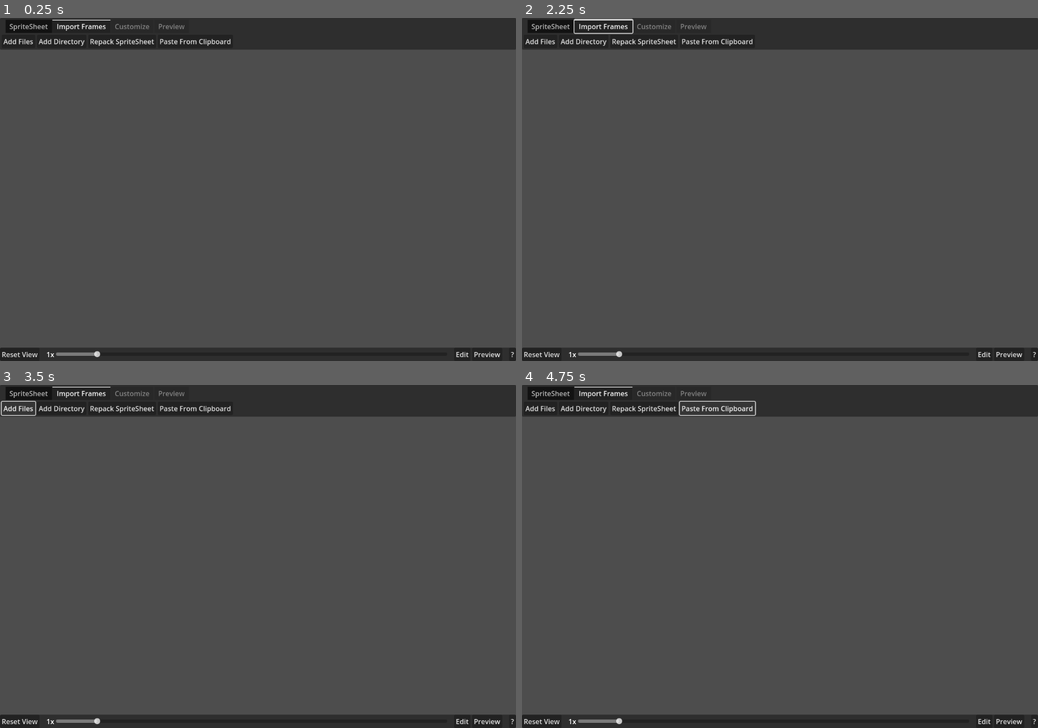
Above: before the commit, frames 1-4 (two rows, left to right).
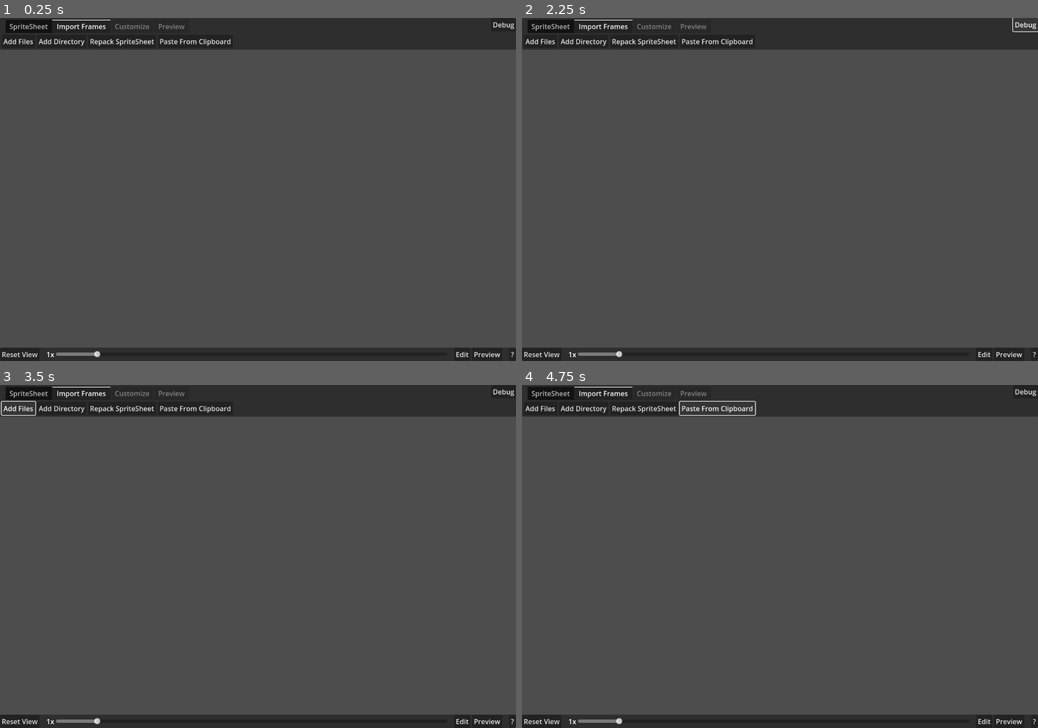
Above: after the commit, the same moments.

Repository: KoBeWi/Godot-Spritesheet-Generator
Game: Godot game, scene res://Rework/Main.tscn
Two runs of this game, one before a commit and one after it. Both use one fixed random seed, a clock stepped at 60 frames per second and the inputs below.
Inputs (mouse positions are in pixels of both pictures, inside the frame that each line leads up to):
- Up to frame 1 (0.25 s): no input
- Up to frame 2 (2.25 s): click "Repack SpriteSheet" at 0.5 s; click "Reset View" at 1.25 s; click (1027, 24) at 2 s, where only the run after the commit has a clickable "Debug"
- Up to frame 3 (3.5 s): click "Add Files" at 2.75 s
- Up to frame 4 (4.75 s): click "Add Directory" at 3.5 s; click "Paste From Clipboard" at 4.25 s

The runs differ from the first frame. In frame 1, less than 0.1% of the frame differs, in the area x 95-100%, y 1-4%; in frame 2, 0.2%, in the area x 10-100%, y 0-5%; in frame 3, less than 0.1%; in frame 4, less than 0.1%.
Error after the commit: Cannot call method 'get_size' on a null value. (res://Rework/Repack.gd:21)

Commit message:
Cropping works

Diff:
--- a/Rework/CropTool.gd
+++ b/Rework/CropTool.gd
@@ -12,7 +12,11 @@
 		max_x = maxi(max_x, x)
 		max_y = maxi(max_y, y)
 
+	func get_rect() -> Rect2i:
+		return Rect2i(min_x, min_y, max_x - min_x + 1, max_y - min_y + 1)
+
 @onready var threshold: SpinBox = %Threshold
+@onready var sprite_sheet_grid: GridContainer = %SpriteSheetGrid
 
 var crop_data: CropData
 
@@ -20,12 +24,21 @@
 	crop_images()
 
 func crop_images():
+	crop_data = CropData.new()
 	var cut := threshold.value
-	crop_data = CropData.new()
 
-	for frame: SpriteSheet.Frame in owner.spritesheet:
+	for frame: SpriteSheet.Frame in owner.spritesheet.frames:
 		var image := frame.source_image
 		for x in image.get_width():
 			for y in image.get_height():
 				if image.get_pixel(x, y).a >= cut:
 					crop_data.add_point(x, y)
+
+	var rect := crop_data.get_rect()
+
+	for frame: SpriteSheet.Frame in owner.spritesheet.frames:
+		var new_image := Image.create(rect.size.x, rect.size.y, false, frame.source_image.get_format())
+		new_image.blit_rect(frame.source_image, rect, Vector2())
+		frame.texture = ImageTexture.create_from_image(new_image)
+
+	sprite_sheet_grid.update_frame_list()
--- a/Rework/FrameContainer.gd
+++ b/Rework/FrameContainer.gd
@@ -3,8 +3,15 @@
 const SCENE = preload("uid://c6ce0mrlnw0ui")
 
 @onready var texture: TextureRect = %Texture
+@onready var margins: MarginContainer = $Margins
 
 var frame: SpriteSheet.Frame
 
 func _ready() -> void:
 	texture.texture = frame.texture
+
+func update_margins(horizontal: int, vertical: int):
+	margins.add_theme_constant_override(&"margin_left", horizontal + frame.offset.x)
+	margins.add_theme_constant_override(&"margin_right", horizontal)
+	margins.add_theme_constant_override(&"margin_top", vertical + frame.offset.y)
+	margins.add_theme_constant_override(&"margin_bottom", vertical)
--- a/Rework/FrameContainer.tscn
+++ b/Rework/FrameContainer.tscn
@@ -25,10 +25,10 @@
 offset_bottom = 100.0
 script = ExtResource("1_ed2o7")
 
-[node name="Control" type="MarginContainer" parent="."]
+[node name="Margins" type="MarginContainer" parent="."]
 layout_mode = 2
 
-[node name="Texture" type="TextureRect" parent="Control"]
+[node name="Texture" type="TextureRect" parent="Margins"]
 unique_name_in_owner = true
 layout_mode = 2
 size_flags_horizontal = 4
--- a/Rework/Main.gd
+++ b/Rework/Main.gd
@@ -98,3 +98,15 @@
 
 	queue_update_frames()
 	return frame
+
+func save_spritesheet() -> void:
+	var frame_size: Vector2i = sprite_sheet_grid.get_child(0).size # Zapisywać to w spritesheecie i synchronizować we wszystkich klatkach
+	# W sumie można zamienić GridContainer na jakiś własny i wymuszać ten sam rozmiar
+	var saving_image := Image.create(frame_size.x * sprite_sheet_grid.columns, frame_size.y * (ceil(sprite_sheet_grid.get_child_count() / float(sprite_sheet_grid.columns))), false, Image.FORMAT_RGBA8)
+
+	var idx: int
+	for frame in spritesheet.frames:
+		saving_image.blit_rect(frame.image, Rect2i(Vector2i(), frame_size), Vector2i(idx % sprite_sheet_grid.columns, idx / sprite_sheet_grid.columns) * frame_size)
+		idx += 1
+
+	saving_image.save_png("Test.png")
--- a/Rework/Main.tscn
+++ b/Rework/Main.tscn
@@ -1,6 +1,7 @@
-[gd_scene load_steps=10 format=3 uid="uid://cmt0o8ktplo4k"]
+[gd_scene load_steps=12 format=3 uid="uid://cmt0o8ktplo4k"]
 
 [ext_resource type="Script" uid="uid://608ekexaotwp" path="res://Rework/Main.gd" id="1_2hksu"]
+[ext_resource type="Script" uid="uid://c7avrf3pus5r" path="res://Rework/CropTool.gd" id="2_k8p4s"]
 [ext_resource type="Script" uid="uid://dr100b5wjmjp2" path="res://Rework/SpriteSheetGrid.gd" id="2_npgqu"]
 [ext_resource type="Script" uid="uid://cwhcm72el5371" path="res://Rework/NavigationArea.gd" id="3_fslw6"]
 [ext_resource type="Script" uid="uid://rvv4l0rd7dgc" path="res://Rework/Repack.gd" id="3_jmhy2"]
@@ -39,6 +40,16 @@
 border_width_top = 1
 border_width_right = 1
 border_width_bottom = 1
+
+[sub_resource type="GDScript" id="GDScript_k8p4s"]
+resource_name = "Debug"
+script/source = "extends Button
+
+func _pressed() -> void:
+	$\"../Repack\".repack_file(\"X:/Godot/Assets/SpriteShitter/Test.png\")
+	%RepackColumns.value = 3
+	$\"../Repack\"._confirm()
+"
 
 [node name="Main" type="MarginContainer"]
 anchors_preset = 15
@@ -114,46 +125,87 @@
 layout_mode = 2
 text = "Paste From Clipboard"
 
-[node name="Customize" type="HBoxContainer" parent="VBoxContainer/PanelContainer/MarginContainer/Tabs"]
+[node name="Customize" type="VBoxContainer" parent="VBoxContainer/PanelContainer/MarginContainer/Tabs"]
 layout_mode = 2
 metadata/_tab_index = 2
 
-[node name="Button5" type="Button" parent="VBoxContainer/PanelContainer/MarginContainer/Tabs/Customize"]
-layout_mode = 2
-text = "Group Crop"
-
-[node name="TODO" type="Node" parent="VBoxContainer/PanelContainer/MarginContainer/Tabs/Customize/Button5"]
+[node name="HBoxContainer" type="HBoxContainer" parent="VBoxContainer/PanelContainer/MarginContainer/Tabs/Customize"]
+layout_mode = 2
+
+[node name="Button" type="Button" parent="VBoxContainer/PanelContainer/MarginContainer/Tabs/Customize/HBoxContainer"]
+layout_mode = 2
+text = "Select All"
+
+[node name="Label" type="Label" parent="VBoxContainer/PanelContainer/MarginContainer/Tabs/Customize/HBoxContainer"]
+layout_mode = 2
+size_flags_horizontal = 10
+text = "Columns"
+
+[node name="ColumnCount" type="SpinBox" parent="VBoxContainer/PanelContainer/MarginContainer/Tabs/Customize/HBoxContainer"]
+unique_name_in_owner = true
+layout_mode = 2
+min_value = 1.0
+value = 1.0
+editable = false
+
+[node name="AutoColumns" type="CheckBox" parent="VBoxContainer/PanelContainer/MarginContainer/Tabs/Customize/HBoxContainer"]
+unique_name_in_owner = true
+layout_mode = 2
+button_pressed = true
+text = "Auto"
+
+[node name="Crop" type="HBoxContainer" parent="VBoxContainer/PanelContainer/MarginContainer/Tabs/Customize"]
+layout_mode = 2
+
+[node name="Button5" type="Button" parent="VBoxContainer/PanelContainer/MarginContainer/Tabs/Customize/Crop"]
+layout_mode = 2
+text = "Crop"
+script = ExtResource("2_k8p4s")
+
+[node name="TODO" type="Node" parent="VBoxContainer/PanelContainer/MarginContainer/Tabs/Customize/Crop/Button5"]
 editor_description = "Warning jak różny rozmiar i opcja auto wyboru"
 
-[node name="Label2" type="Label" parent="VBoxContainer/PanelContainer/MarginContainer/Tabs/Customize"]
+[node name="Button6" type="Button" parent="VBoxContainer/PanelContainer/MarginContainer/Tabs/Customize/Crop"]
+layout_mode = 2
+text = "Smart Crop"
+
+[node name="TODO" type="Node" parent="VBoxContainer/PanelContainer/MarginContainer/Tabs/Customize/Crop/Button6"]
+editor_description = "Dostępne jak jest zaznaczone kilka klatek"
+
+[node name="Label2" type="Label" parent="VBoxContainer/PanelContainer/MarginContainer/Tabs/Customize/Crop"]
 layout_mode = 2
 text = "Alpha Threshold"
 
-[node name="SpinBox" type="SpinBox" parent="VBoxContainer/PanelContainer/MarginContainer/Tabs/Customize"]
+[node name="Threshold" type="SpinBox" parent="VBoxContainer/PanelContainer/MarginContainer/Tabs/Customize/Crop"]
+unique_name_in_owner = true
 layout_mode = 2
 max_value = 1.0
 step = 0.01
 value = 0.9
 
-[node name="VSeparator" type="VSeparator" parent="VBoxContainer/PanelContainer/MarginContainer/Tabs/Customize"]
-layout_mode = 2
-
-[node name="Label" type="Label" parent="VBoxContainer/PanelContainer/MarginContainer/Tabs/Customize"]
-layout_mode = 2
-text = "Columns"
-
-[node name="ColumnCount" type="SpinBox" parent="VBoxContainer/PanelContainer/MarginContainer/Tabs/Customize"]
-unique_name_in_owner = true
-layout_mode = 2
-min_value = 1.0
-value = 1.0
-editable = false
-
-[node name="AutoColumns" type="CheckBox" parent="VBoxContainer/PanelContainer/MarginContainer/Tabs/Customize"]
-unique_name_in_owner = true
-layout_mode = 2
-button_pressed = true
-text = "Auto"
+[node name="Margins" type="HBoxContainer" parent="VBoxContainer/PanelContainer/MarginContainer/Tabs/Customize"]
+visible = false
+layout_mode = 2
+
+[node name="Label3" type="Label" parent="VBoxContainer/PanelContainer/MarginContainer/Tabs/Customize/Margins"]
+layout_mode = 2
+text = "Horizontal Margin"
+
+[node name="HorizontalMargin" type="SpinBox" parent="VBoxContainer/PanelContainer/MarginContainer/Tabs/Customize/Margins"]
+unique_name_in_owner = true
+layout_mode = 2
+max_value = 128.0
+value = 1.0
+
+[node name="Label4" type="Label" parent="VBoxContainer/PanelContainer/MarginContainer/Tabs/Customize/Margins"]
+layout_mode = 2
+text = "Vertical Margin"
+
+[node name="VerticalMargin" type="SpinBox" parent="VBoxContainer/PanelContainer/MarginContainer/Tabs/Customize/Margins"]
+unique_name_in_owner = true
+layout_mode = 2
+max_value = 128.0
+value = 1.0
 
 [node name="Preview" type="HBoxContainer" parent="VBoxContainer/PanelContainer/MarginContainer/Tabs"]
 visible = false
@@ -194,6 +246,8 @@
 offset_bottom = 20.0
 grow_horizontal = 2
 grow_vertical = 2
+theme_override_constants/h_separation = 0
+theme_override_constants/v_separation = 0
 script = ExtResource("2_npgqu")
 
 [node name="Preview" type="PanelContainer" parent="VBoxContainer/VSplitContainer/HBoxContainer"]
@@ -403,13 +457,23 @@
 text = "MMB: Move around
 Wheel: Zoom"
 
+[node name="Debug" type="Button" parent="."]
+layout_mode = 2
+size_flags_horizontal = 8
+size_flags_vertical = 0
+text = "Debug"
+script = SubResource("GDScript_k8p4s")
+
 [connection signal="pressed" from="VBoxContainer/PanelContainer/MarginContainer/Tabs/SpriteSheet/Button5" to="VBoxContainer" method="_new_spritesheet"]
+[connection signal="pressed" from="VBoxContainer/PanelContainer/MarginContainer/Tabs/SpriteSheet/Button6" to="." method="save_spritesheet"]
 [connection signal="pressed" from="VBoxContainer/PanelContainer/MarginContainer/Tabs/Import Frames/Button2" to="." method="_add_files"]
 [connection signal="pressed" from="VBoxContainer/PanelContainer/MarginContainer/Tabs/Import Frames/Button3" to="." method="_add_directory"]
 [connection signal="pressed" from="VBoxContainer/PanelContainer/MarginContainer/Tabs/Import Frames/Button" to="." method="_repack_spritesheet"]
 [connection signal="pressed" from="VBoxContainer/PanelContainer/MarginContainer/Tabs/Import Frames/Button4" to="." method="_paste_image_from_clipboard"]
-[connection signal="value_changed" from="VBoxContainer/PanelContainer/MarginContainer/Tabs/Customize/ColumnCount" to="VBoxContainer/VSplitContainer/HBoxContainer/SpriteSheetView/SpriteSheetGrid" method="update_columns" unbinds=1]
-[connection signal="toggled" from="VBoxContainer/PanelContainer/MarginContainer/Tabs/Customize/AutoColumns" to="VBoxContainer/VSplitContainer/HBoxContainer/SpriteSheetView/SpriteSheetGrid" method="on_auto_toggled"]
+[connection signal="value_changed" from="VBoxContainer/PanelContainer/MarginContainer/Tabs/Customize/HBoxContainer/ColumnCount" to="VBoxContainer/VSplitContainer/HBoxContainer/SpriteSheetView/SpriteSheetGrid" method="update_columns" unbinds=1]
+[connection signal="toggled" from="VBoxContainer/PanelContainer/MarginContainer/Tabs/Customize/HBoxContainer/AutoColumns" to="VBoxContainer/VSplitContainer/HBoxContainer/SpriteSheetView/SpriteSheetGrid" method="on_auto_toggled"]
+[connection signal="value_changed" from="VBoxContainer/PanelContainer/MarginContainer/Tabs/Customize/Margins/HorizontalMargin" to="VBoxContainer/VSplitContainer/HBoxContainer/SpriteSheetView/SpriteSheetGrid" method="margin_changed"]
+[connection signal="value_changed" from="VBoxContainer/PanelContainer/MarginContainer/Tabs/Customize/Margins/VerticalMargin" to="VBoxContainer/VSplitContainer/HBoxContainer/SpriteSheetView/SpriteSheetGrid" method="margin_changed"]
 [connection signal="toggled" from="VBoxContainer/PanelContainer2/Navigation/HBoxContainer2/Button3" to="VBoxContainer/VSplitContainer/Edit" method="set_visible"]
 [connection signal="toggled" from="VBoxContainer/PanelContainer2/Navigation/HBoxContainer2/Button4" to="VBoxContainer/VSplitContainer/HBoxContainer/Preview" method="set_visible"]
 [connection signal="toggled" from="VBoxContainer/PanelContainer2/Navigation/Button2" to="VBoxContainer/PanelContainer2/Navigation/Button2/PanelContainer" method="set_visible"]
--- a/Rework/SpriteSheetGrid.gd
+++ b/Rework/SpriteSheetGrid.gd
@@ -4,6 +4,8 @@
 
 @onready var column_count: SpinBox = %ColumnCount
 @onready var auto_columns: CheckBox = %AutoColumns
+@onready var horizontal_margin: SpinBox = %HorizontalMargin
+@onready var vertical_margin: SpinBox = %VerticalMargin
 
 func update_frame_list():
 	var missing_frames: Array[SpriteSheet.Frame] = owner.spritesheet.frames.duplicate()
@@ -15,6 +17,7 @@
 			container.queue_free()
 		else:
 			missing_frames.remove_at(idx)
+			container.texture.texture = container.frame.texture
 
 	for frame in missing_frames:
 		var new_container := FrameContainer.SCENE.instantiate()
@@ -49,3 +52,7 @@
 func on_auto_toggled(toggled_on: bool) -> void:
 	column_count.editable = not toggled_on
 	update_columns()
+
+func margin_changed(value: float) -> void:
+	for container: FrameContainer in get_children():
+		container.update_margins(horizontal_margin.value, vertical_margin.value)
